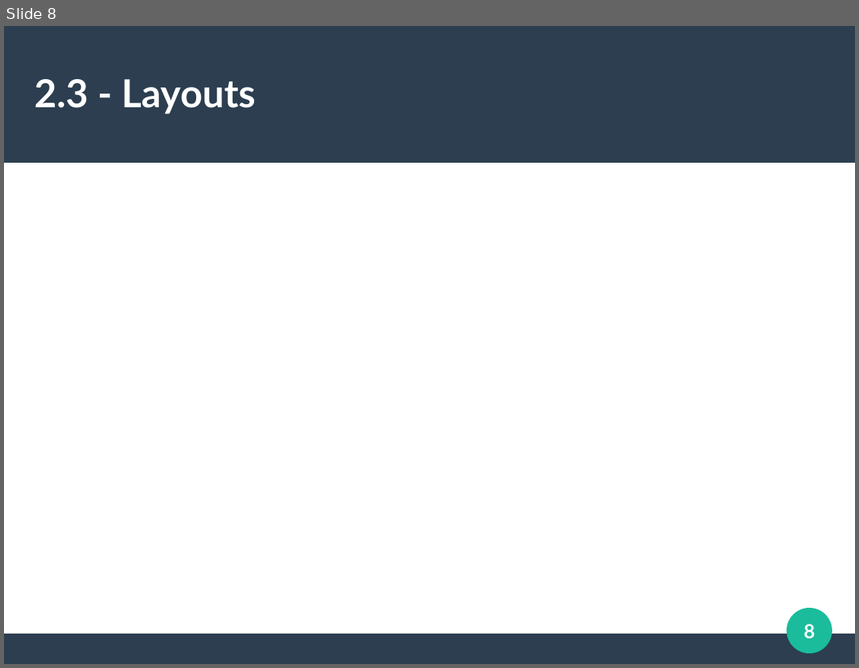
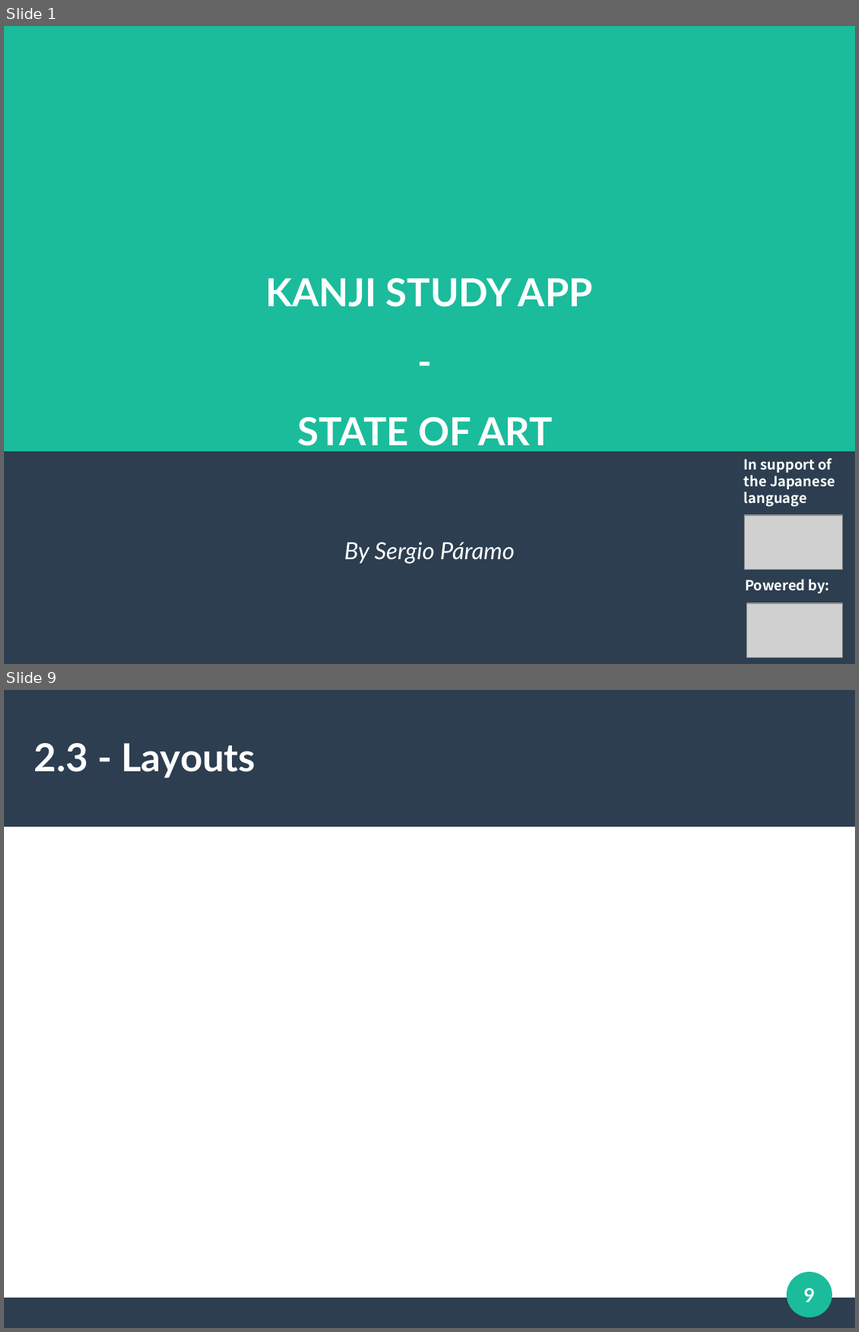
Before and after one commit to sergioparamo/kanjistudy, a slide deck: description/KanjiStudyPresentation.odp. Shown one above the other, each under a label of ours: slide 8 before the commit, slides 1 and 9 after it; the slides between them are not shown. The pictures are 859x668 and 859x1332 pixels, drawn with LibreOffice and Linux fonts; fonts in the diff are those of the drawing; grey boxes stand for pictures. Boxes give left, top, right and bottom in pixels: in the first picture for what was removed or moved away, otherwise in the second. Text is boxed around its words. In the diff, an @@ line names an element or a change of style, - is before the commit and + after.

```diff
--- a/description/KanjiStudyPresentation.odp
+++ b/description/KanjiStudyPresentation.odp
@@ slide 1 added at bbox=[4, 26, 855, 664], background #2C3E50 @@
@@ rectangle added at bbox=[4, 26, 855, 452], fill #1ABC9C @@
@@ title added at bbox=[266, 278, 593, 452], 36 pt, text #FFFFFF, bold @@
+KANJI STUDY APP
+-
+STATE OF ART
@@ text added at bbox=[744, 458, 835, 507], 13 pt, text #FFFFFF, bold @@
+In support of the Japanese language
@@ picture added at bbox=[745, 515, 843, 571] @@
@@ subtitle added at bbox=[344, 542, 515, 564], 22 pt, text #FFFFFF, italic @@
+By Sergio Páramo
@@ text added at bbox=[745, 579, 830, 594], 13 pt, text #FFFFFF, bold @@
+Powered by:
@@ picture added at bbox=[747, 604, 844, 658] @@
@@ what was slide 8 is now slide 9 @@
@@ page number at bbox=[804, 1288, 816, 1303]: text changed @@
-8
+9
```
Also in this commit, not shown: 3 slides changed, 4 other slides added, 4 slides removed, 15 other files.
